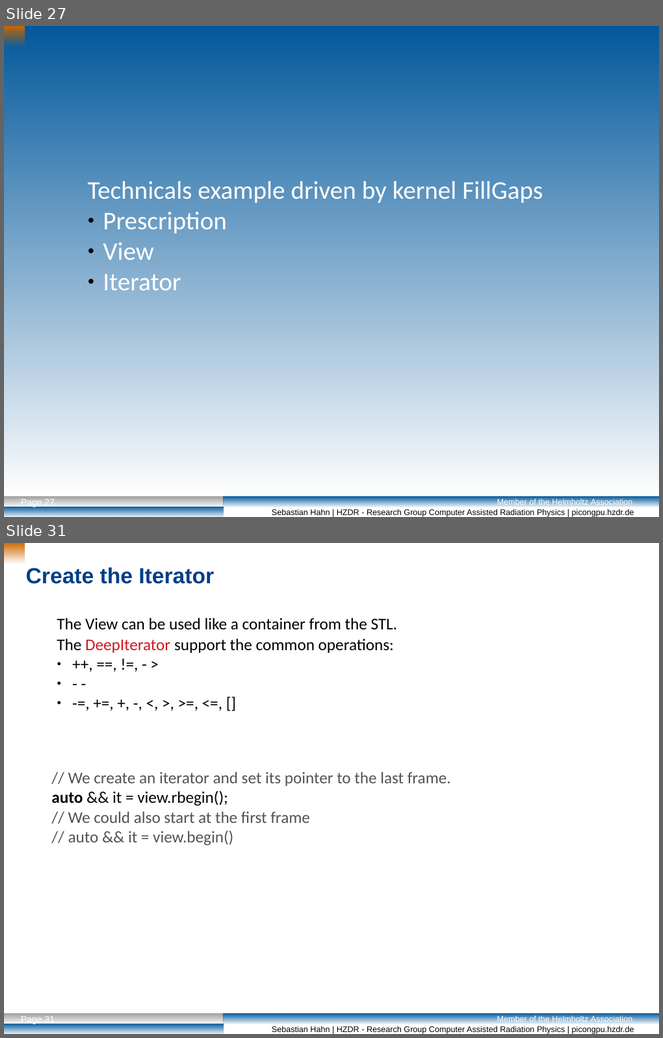
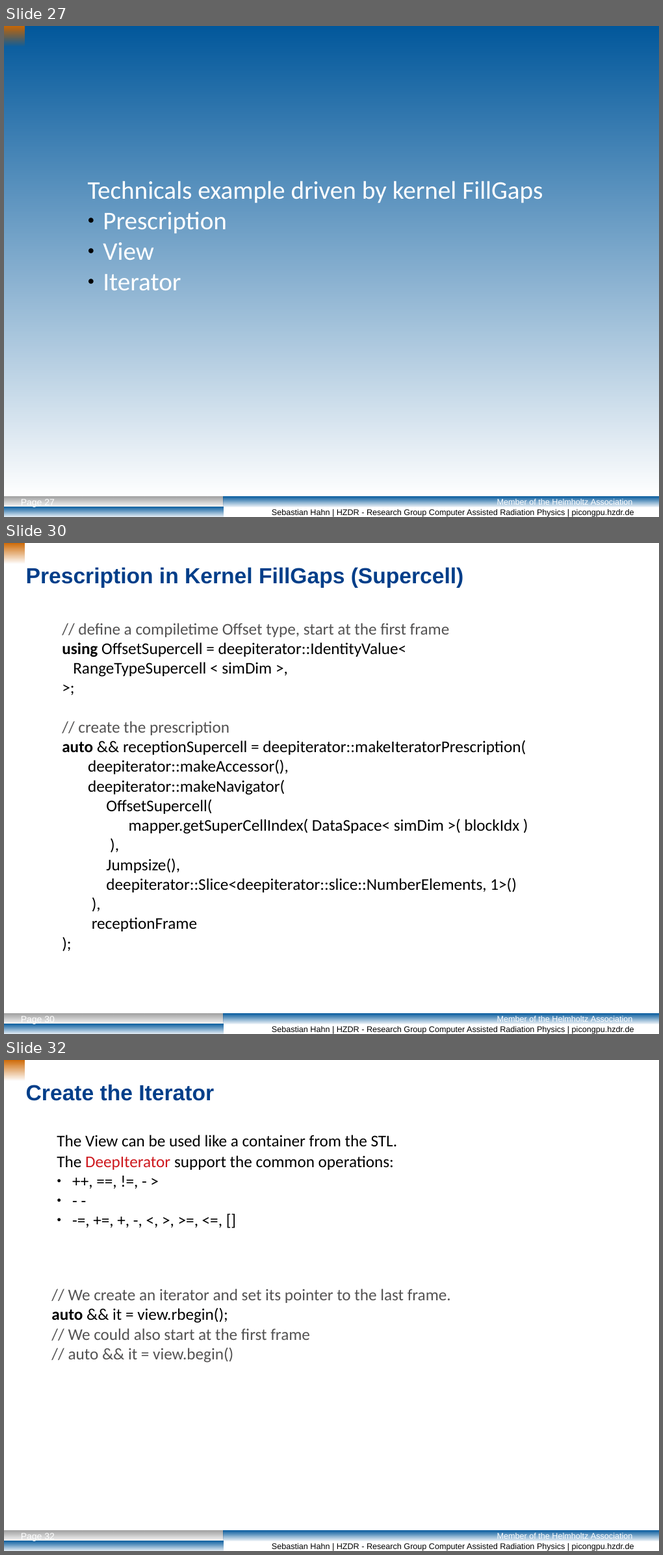
Before and after one commit to Fettpet/DeepIterator, a slide deck: Presi/12_04_2018.odp. Shown one above the other, each under a label of ours: slides 27 and 31 before the commit, slides 27, 30 and 32 after it; the slides between them are not shown. The pictures are 663x1038 and 663x1555 pixels, drawn with LibreOffice and Linux fonts; fonts in the diff are those of the drawing; background and template pictures are left out. Boxes give left, top, right and bottom in pixels: in the first picture for what was removed or moved away, otherwise in the second. Text is boxed around its words. In the diff, an @@ line names an element or a change of style, - is before the commit and + after.

```diff
--- a/Presi/12_04_2018.odp
+++ b/Presi/12_04_2018.odp
@@ slide 30 added at <box>4,543,659,1034</box>, background #FFFFFF; not listed: 7 template elements that a slide beside it also shows @@
@@ text added at <box>26,567,464,588</box>, 24 pt, text #003E89, bold @@
+Prescription in Kernel FillGaps (Supercell)
@@ text added at <box>62,623,526,932</box>, 18 pt, text #000000 @@
+// define a compiletime Offset type, start at the first frame
+using OffsetSupercell = deepiterator::IdentityValue<
+RangeTypeSupercell < simDim >,
+>;
+// create the prescription
+auto && receptionSupercell = deepiterator::makeIteratorPrescription(
+deepiterator::makeAccessor(),
+deepiterator::makeNavigator(
+OffsetSupercell(
+mapper.getSuperCellIndex( DataSpace< simDim >( blockIdx )
+),
+Jumpsize(),
+deepiterator::Slice<deepiterator::slice::NumberElements, 1>()
+),
+receptionFrame
+);
@@ what was slide 31 is now slide 32 @@
@@ page number at <box>21,1533,55,1542</box>: text changed @@
-Page 31
+Page 32
```
Also in this commit, not shown: 4 slides changed.
